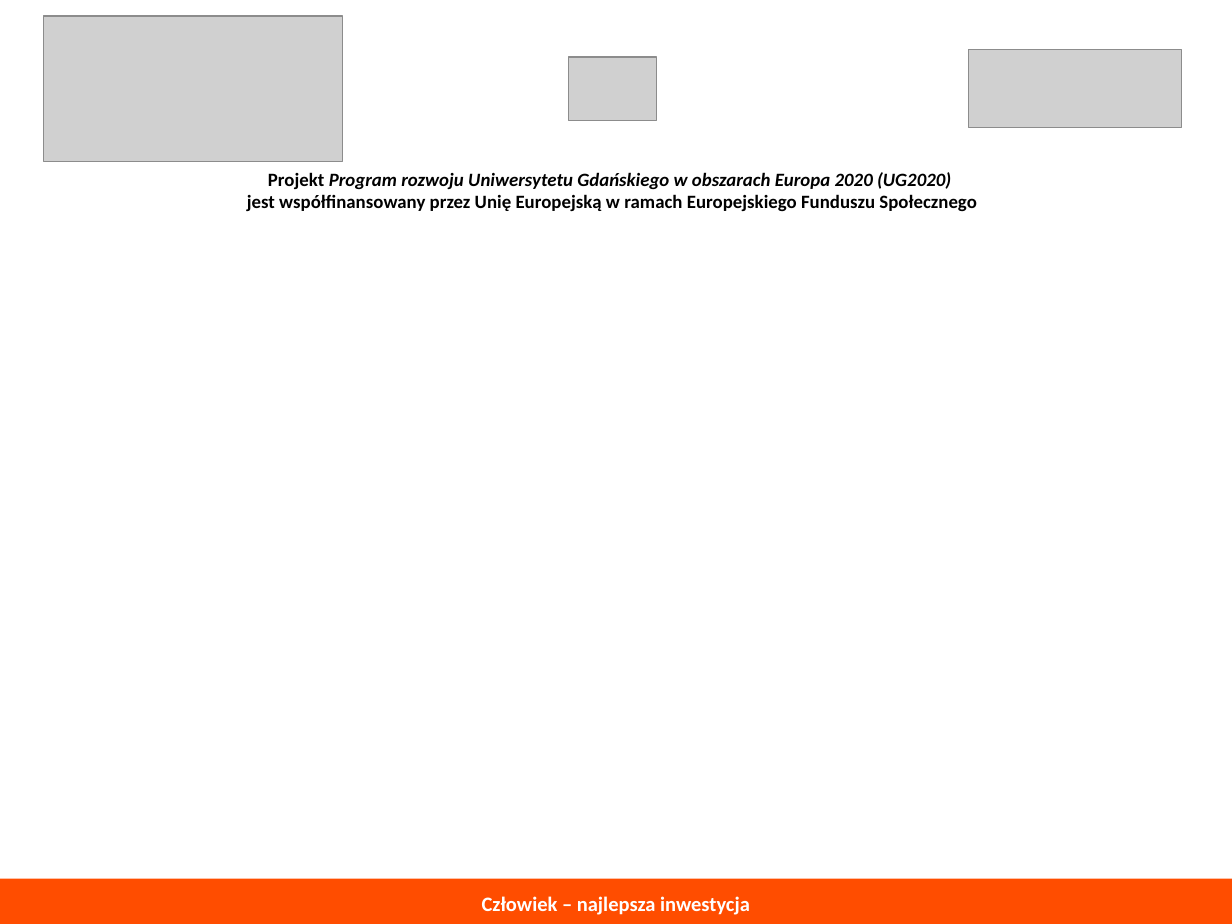
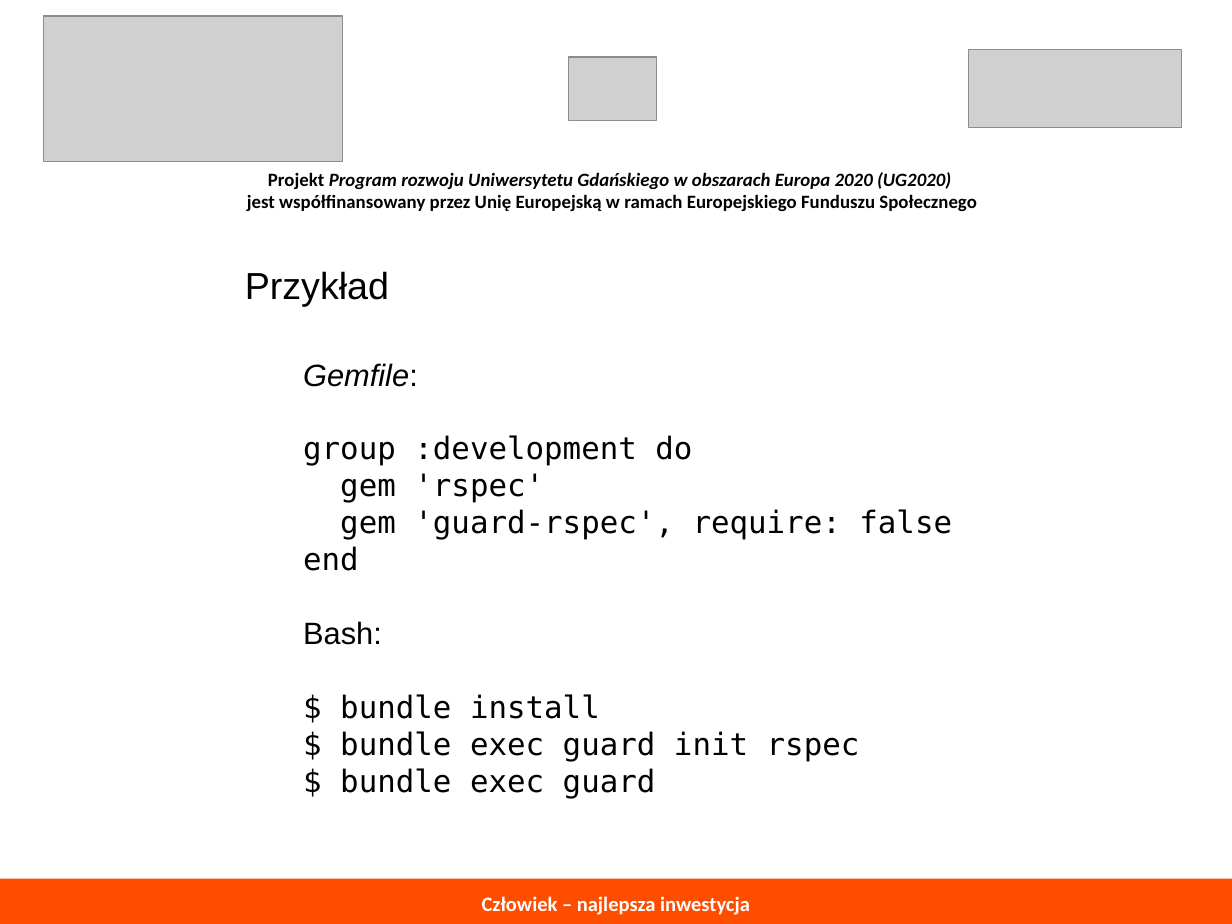
Before and after one commit to ljadanowski/syllabus-testowanie-aplikacji, a slide deck: slide 29 of todo/konspekt_wykladu.odp. Drawn at 1232x924 pixels with LibreOffice and Linux fonts; fonts in the diff are those of the drawing; grey boxes stand for pictures. Boxes give left, top, right and bottom in pixels: in the first picture for what was removed or moved away, otherwise in the second. Text is boxed around its words. In the diff, an @@ line names an element or a change of style, - is before the commit and + after.

```diff
--- a/todo/konspekt_wykladu.odp
+++ b/todo/konspekt_wykladu.odp
@@ text added at [245, 271, 389, 307], 22 pt, text #000000 @@
+Przykład
@@ text added at [303, 363, 952, 799], 18 pt, text #000000 @@
+Gemfile:
+group :development do
+gem 'rspec'
+gem 'guard-rspec', require: false
+end
+Bash:
+$ bundle install
+$ bundle exec guard init rspec
+$ bundle exec guard
```
Also in this commit, not shown: 1 other slide changed, 1 other file.
